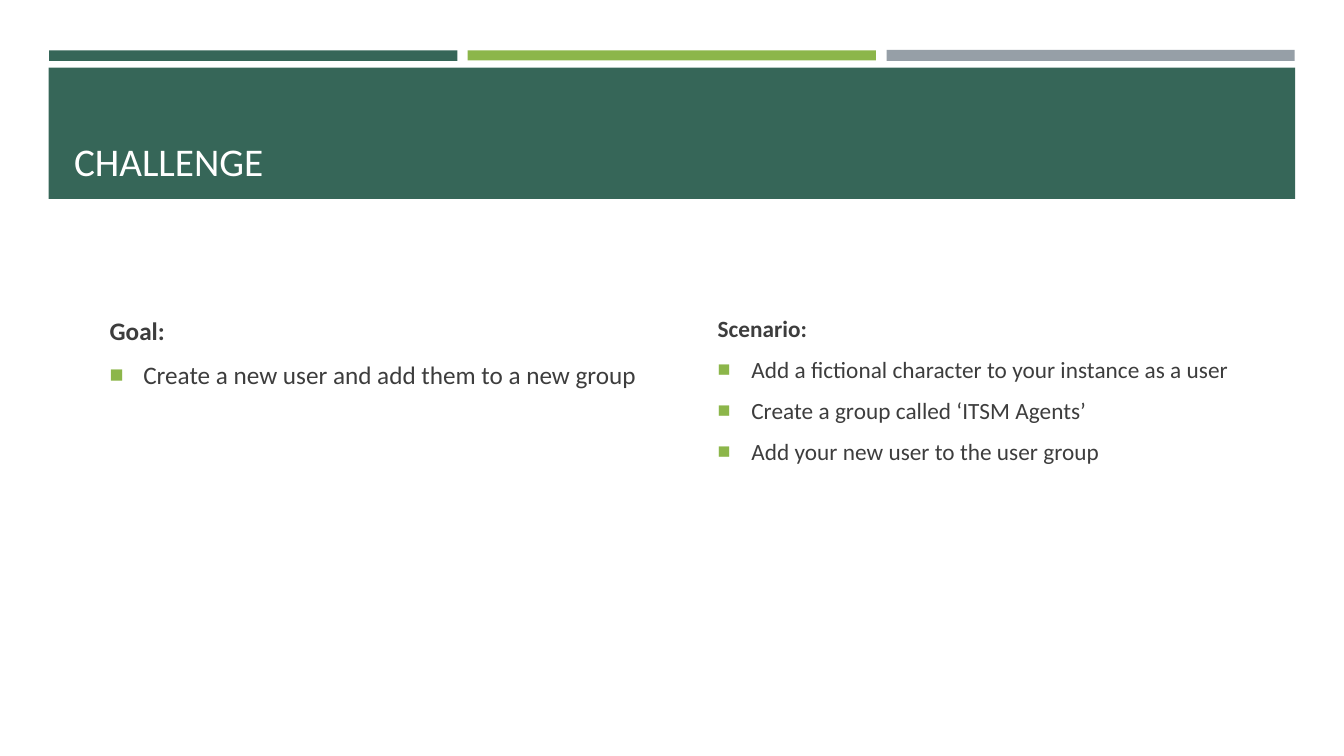
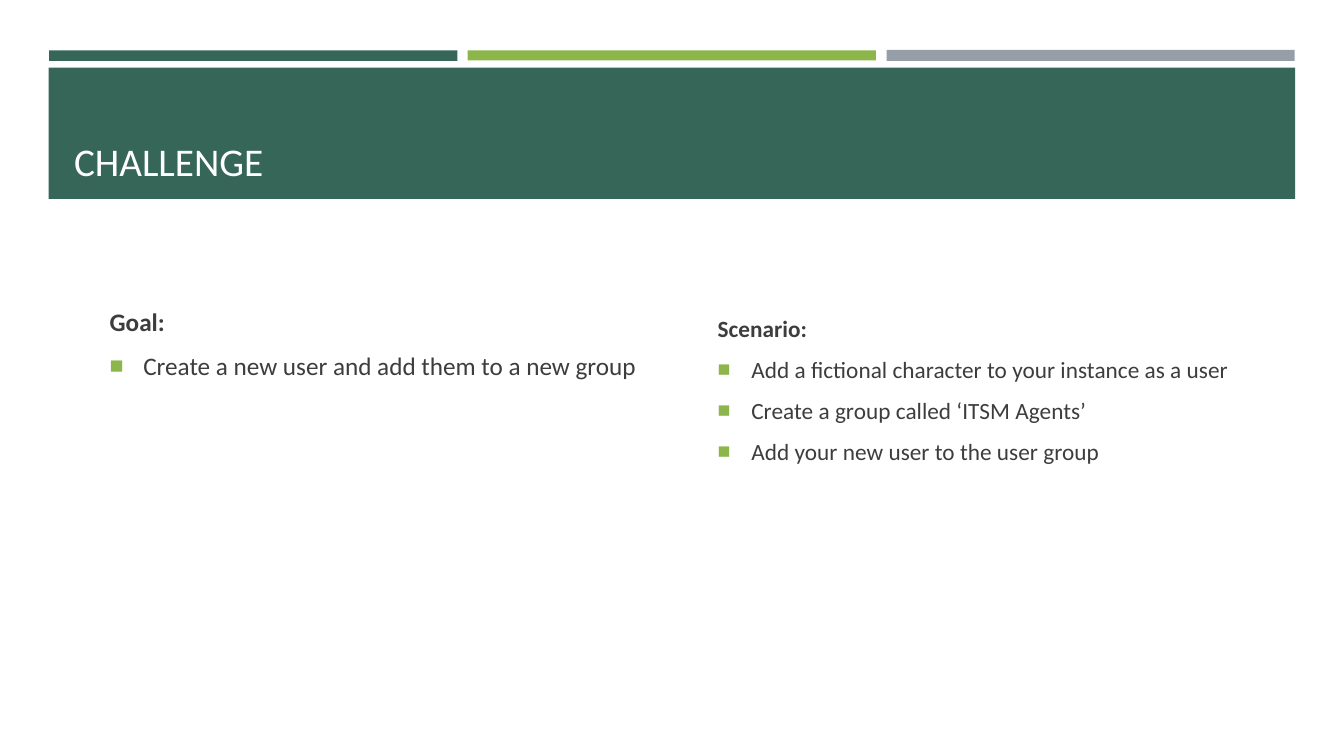
Before and after one commit to e-m-wilson/SNOW, a slide deck: slide 17 of Week_3/SNOW_Basics.pptx (slide 15 before the commit). Drawn at 1344x756 pixels with LibreOffice and Linux fonts; fonts in the diff are those of the drawing. Boxes give left, top, right and bottom in pixels: in the first picture for what was removed or moved away, otherwise in the second. Text is boxed around its words. In the diff, an @@ line names an element or a change of style, - is before the commit and + after.

```diff
--- a/Week_3/SNOW_Basics.pptx
+++ b/Week_3/SNOW_Basics.pptx
@@ text "Goal:": place and size @@
-text "Goal:" at (110,322,636,389)
+text "Goal:" at (110,313,636,380)
```
Also in this commit, not shown: 1 other slide changed, 32 slides added, 1 other file.
